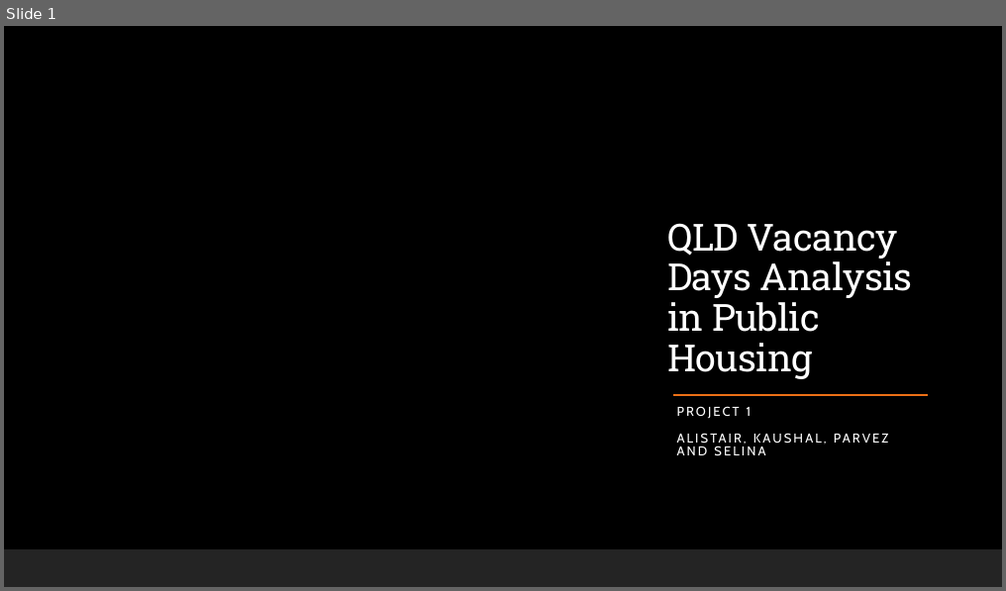
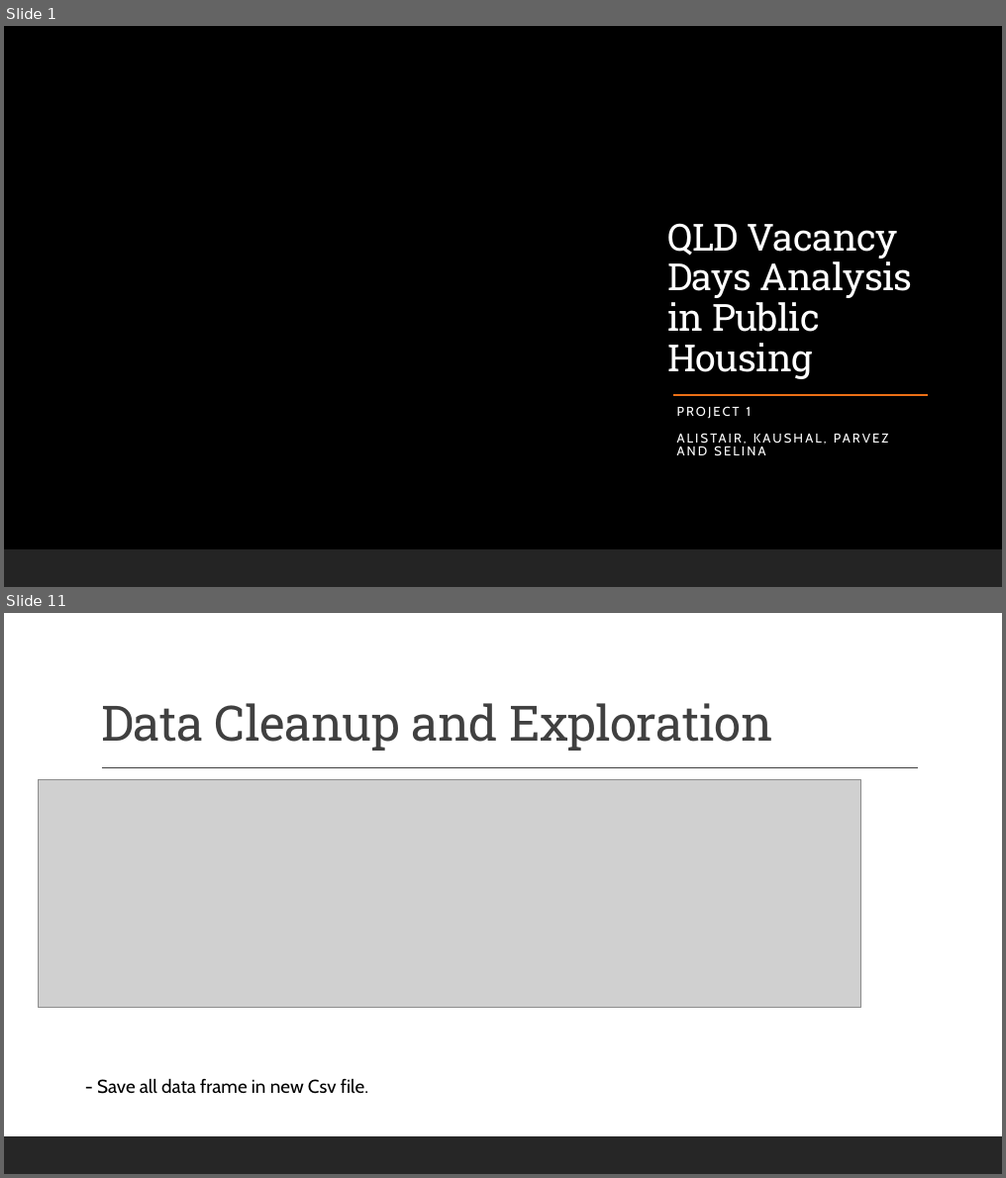
Before and after one commit to Anguyensfg/project-1, a slide deck: QLD Housing Vacancy.pptx. Shown one above the other, each under a label of ours: slide 1 before the commit, slides 1 and 11 after it; the slides between them are not shown. The pictures are 1006x591 and 1006x1178 pixels, drawn with LibreOffice and Linux fonts; fonts in the diff are those of the drawing; grey boxes stand for pictures; background and template pictures are left out. Boxes give left, top, right and bottom in pixels: in the first picture for what was removed or moved away, otherwise in the second. Text is boxed around its words. In the diff, an @@ line names an element or a change of style, - is before the commit and + after.

```diff
--- a/QLD Housing Vacancy.pptx
+++ b/QLD Housing Vacancy.pptx
@@ slide 11 added at [4, 613, 1002, 1174], background #FFFFFF; not listed: 1 template element that a slide beside it also shows @@
@@ title added at [101, 703, 773, 751], 47 pt, text #404040 @@
+Data Cleanup and Exploration
@@ picture added at [38, 780, 861, 1008] @@
@@ line added from (102, 768) to (918, 768), #404040 1 pt @@
@@ text added at [97, 1078, 368, 1094], 18 pt, text #000000 @@
+- Save all data frame in new Csv file.
```
Also in this commit, not shown: 10 slides changed, 10 other slides added, 9 slides removed.
